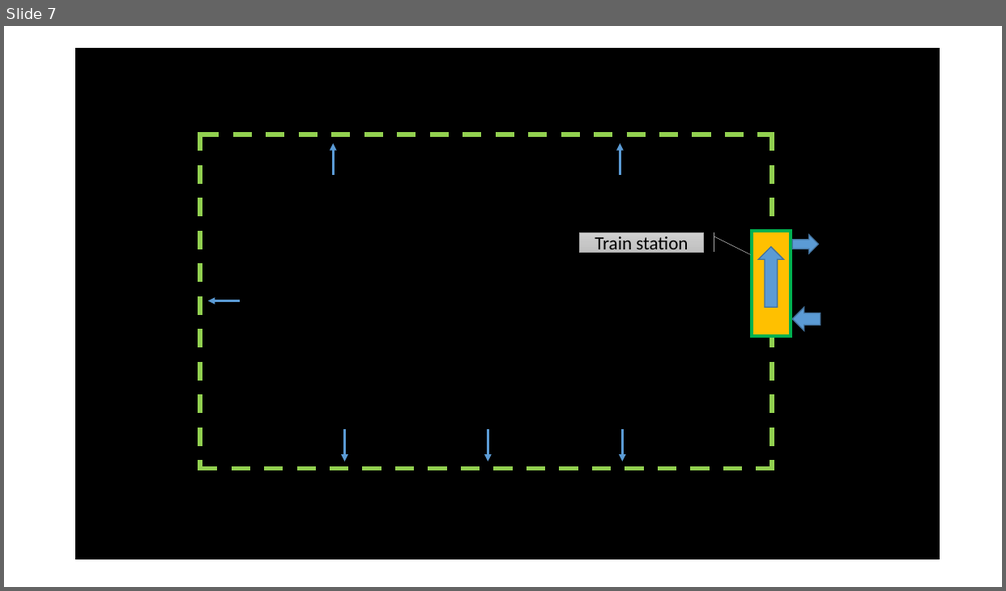
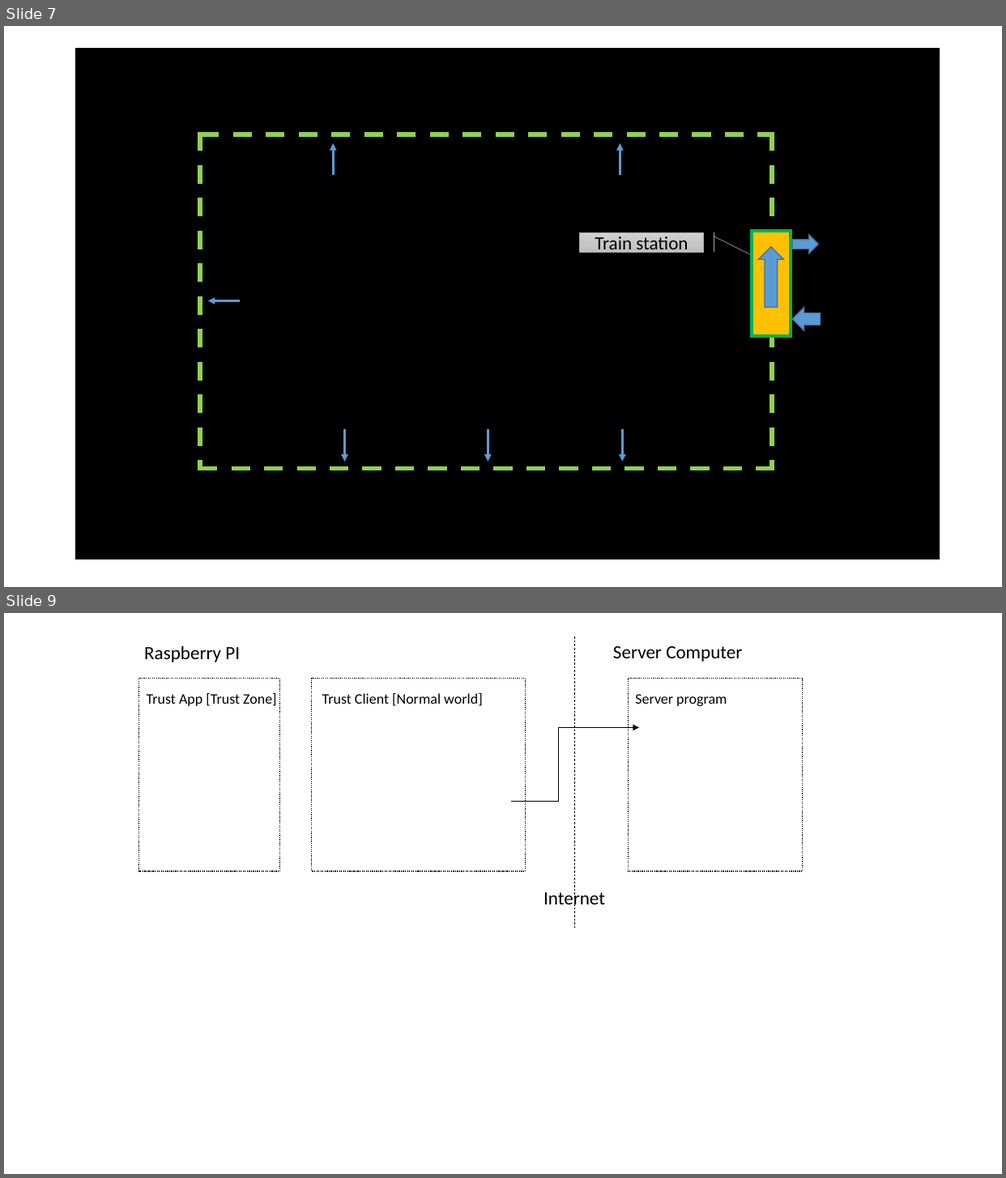
Before and after one commit to LiuYuancheng/Xandar_Sensor_IOT, a slide deck: doc/firmwaresignWF.pptx. Shown one above the other, each under a label of ours: slide 7 before the commit, slides 7 and 9 after it; the slides between them are not shown. The pictures are 1006x591 and 1006x1178 pixels, drawn with LibreOffice and Linux fonts; fonts in the diff are those of the drawing. Boxes give left, top, right and bottom in pixels: in the first picture for what was removed or moved away, otherwise in the second. Text is boxed around its words. In the diff, an @@ line names an element or a change of style, - is before the commit and + after.

```diff
--- a/doc/firmwaresignWF.pptx
+++ b/doc/firmwaresignWF.pptx
@@ slide 9 added at <box>4,613,1002,1174</box>, background #FFFFFF @@
@@ text added at <box>144,646,240,662</box>, 18 pt, text #000000 @@
+Raspberry PI
@@ line added from (575, 637) to (575, 929), #000000 0.5 pt dashed @@
@@ text added at <box>613,646,742,662</box>, 18 pt, text #000000 @@
+Server Computer
@@ rectangle added at <box>138,678,279,871</box>, fill #FFFFFF, outline #000000 1 pt dashed @@
@@ rectangle added at <box>312,678,525,871</box>, fill #FFFFFF, outline #000000 1 pt dashed @@
@@ rectangle added at <box>629,678,803,871</box>, fill #FFFFFF, outline #000000 1 pt dashed @@
@@ text added at <box>147,693,277,706</box>, 14 pt, text #000000 @@
+Trust App [Trust Zone]
@@ text added at <box>322,693,483,706</box>, 14 pt, text #000000 @@
+Trust Client [Normal world]
@@ text added at <box>635,694,727,706</box>, 14 pt, text #000000 @@
+Server program
@@ elbow arrow added from (512, 801) to (640, 727), #000000 0.5 pt @@
@@ text added at <box>543,889,605,909</box>, 18 pt, text #000000 @@
+Internet
```
Also in this commit, not shown: 1 other slide added, 1 slide removed, 1 other file.
